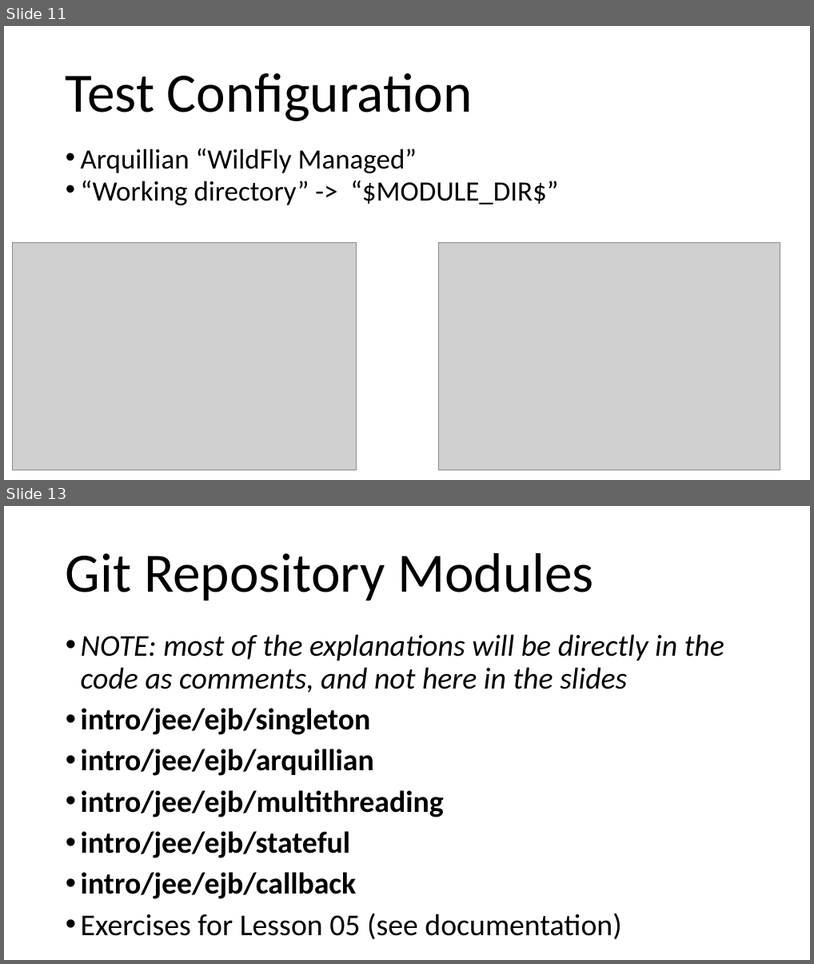
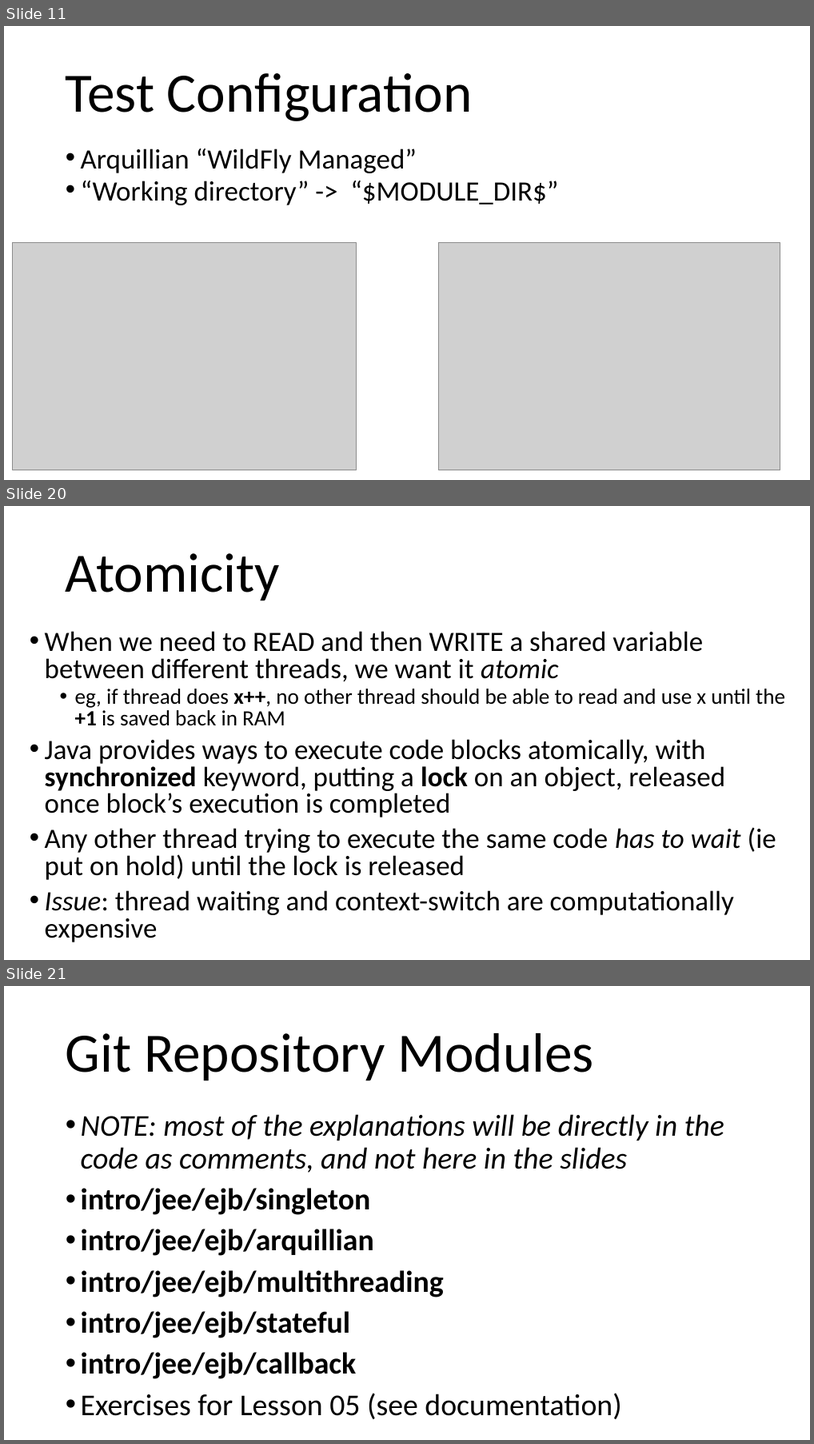
Before and after one commit to arcuri82/testing_security_development_enterprise_systems, a slide deck: doc/intro/slides/lesson_05_ejb.pptx. Shown one above the other, each under a label of ours: slides 11 and 13 before the commit, slides 11, 20 and 21 after it; the slides between them are not shown. The pictures are 814x964 and 814x1444 pixels, drawn with LibreOffice and Linux fonts; fonts in the diff are those of the drawing; grey boxes stand for pictures. Boxes give left, top, right and bottom in pixels: in the first picture for what was removed or moved away, otherwise in the second. Text is boxed around its words. In the diff, an @@ line names an element or a change of style, - is before the commit and + after.

Commit message:
more on multi-threading

```diff
--- a/doc/intro/slides/lesson_05_ejb.pptx
+++ b/doc/intro/slides/lesson_05_ejb.pptx
@@ slide 20 added at [4,506,810,960], background #FFFFFF @@
@@ title added at [66,553,280,601], 66 pt, text #000000 @@
+Atomicity
@@ text added at [45,631,786,942], 33.3 pt, text #000000 @@
+• When we need to READ and then WRITE a shared variable between different threads, we want it atomic
+  • eg, if thread does x++, no other thread should be able to read and use x until the +1 is saved back in RAM
+• Java provides ways to execute code blocks atomically, with synchronized keyword, putting a lock on an object, released once block’s execution is completed
+• Any other thread trying to execute the same code has to wait (ie put on hold) until the lock is released
+• Issue: thread waiting and context-switch are computationally expensive
@@ what was slide 13 is now slide 21 @@
```
Also in this commit, not shown: 1 slide changed, 7 other slides added, 7 other files.
